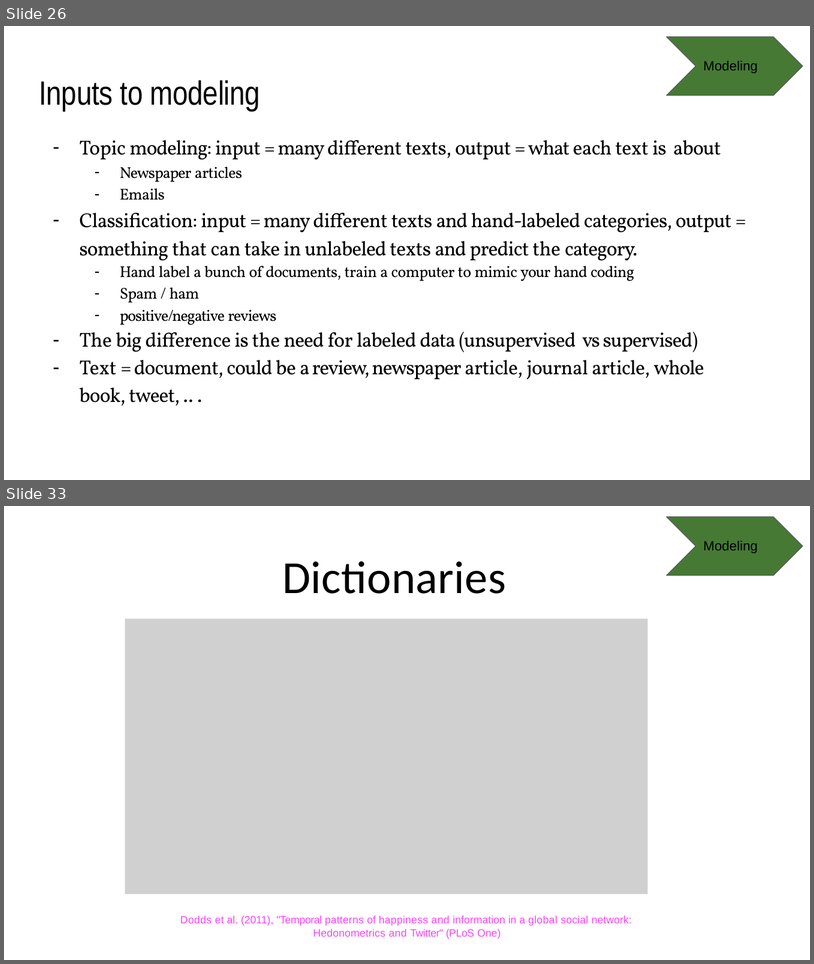
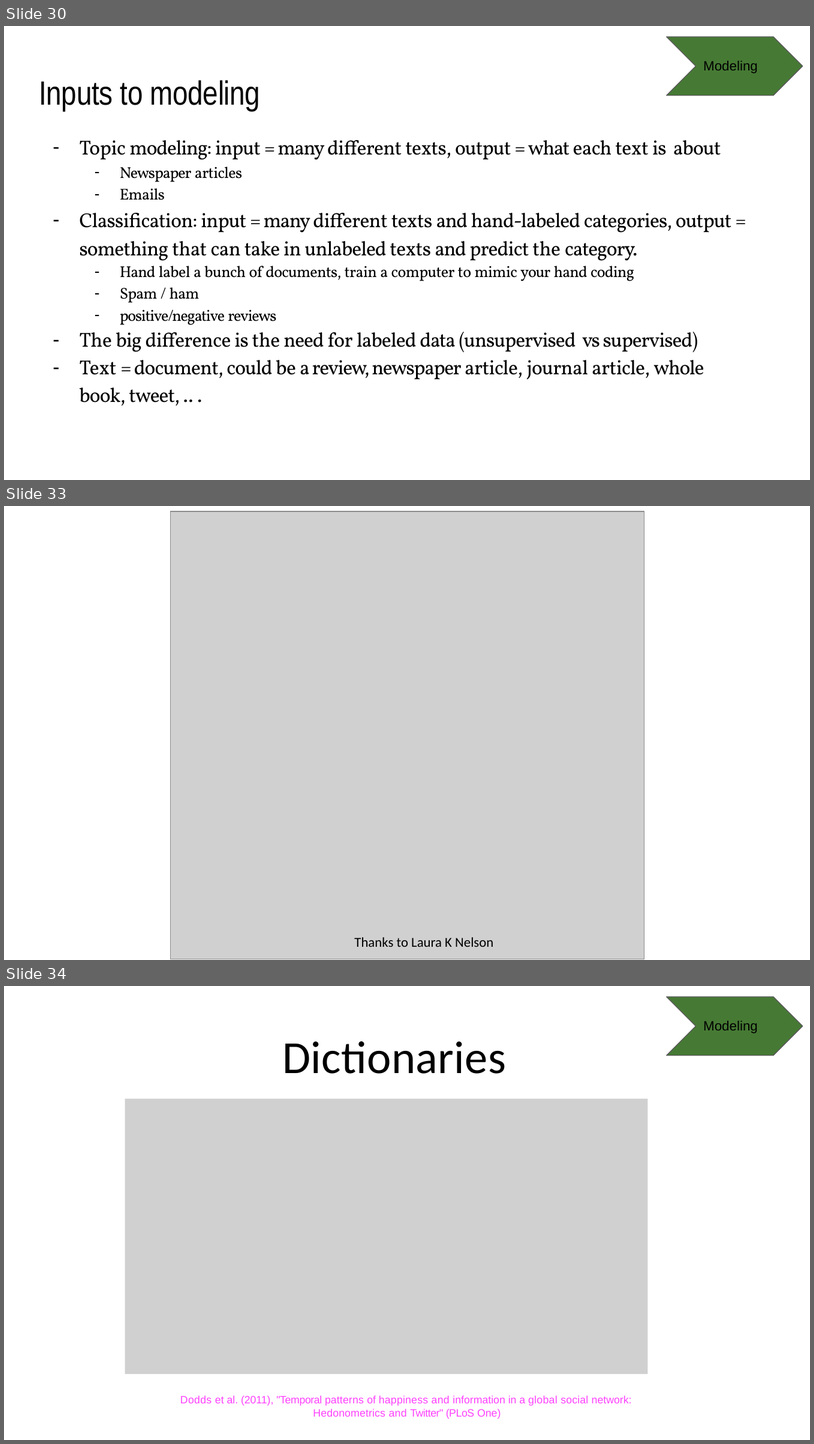
Before and after one commit to jhaber-zz/computational-text-analysis-intro-2019, a slide deck: intro_slides_textxd_2019.pptx. Shown one above the other, each under a label of ours: slides 26 and 33 before the commit, slides 30, 33 and 34 after it; the slides between them are not shown. The pictures are 814x964 and 814x1444 pixels, drawn with LibreOffice and Linux fonts; fonts in the diff are those of the drawing; grey boxes stand for pictures. Boxes give left, top, right and bottom in pixels: in the first picture for what was removed or moved away, otherwise in the second. Text is boxed around its words. In the diff, an @@ line names an element or a change of style, - is before the commit and + after.

```diff
--- a/intro_slides_textxd_2019.pptx
+++ b/intro_slides_textxd_2019.pptx
@@ slide 33 added at [4,506,810,960], background #FFFFFF @@
@@ picture added at [171,511,645,959] @@
@@ text added at [354,937,494,946], 12.2 pt, text #000000 @@
+Thanks to Laura K Nelson
@@ what was slide 26 is now slide 30 @@
@@ what was slide 33 is now slide 34 @@
```
Also in this commit, not shown: 6 slides changed.
